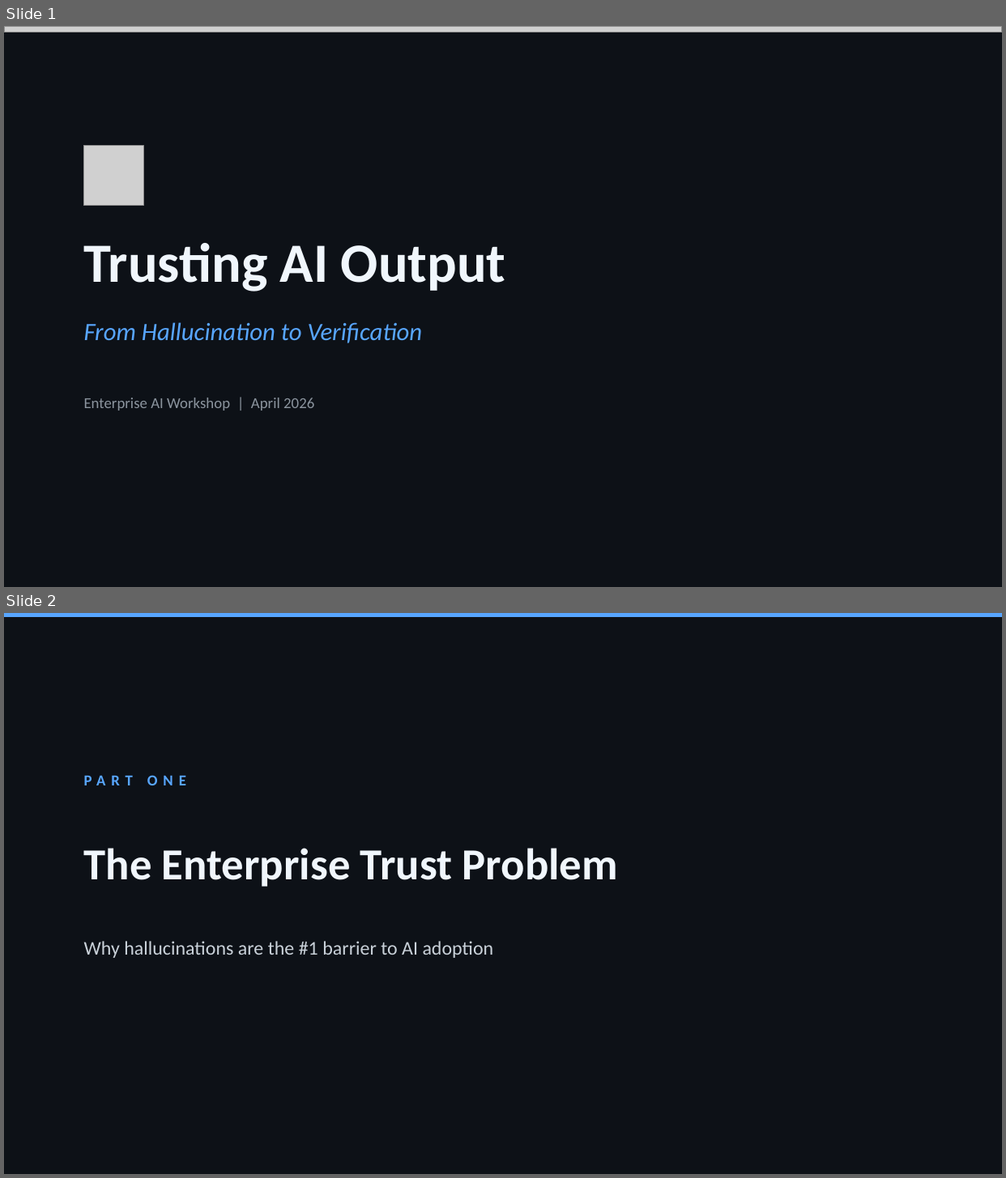
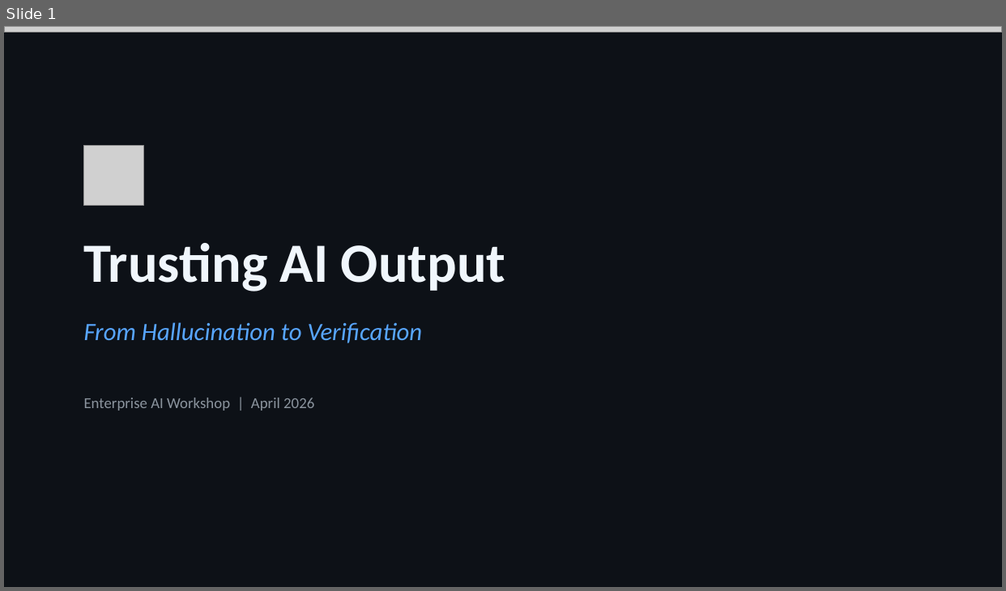
Before and after one commit to SteveHoggNZ/kb, a slide deck: trusting-ai-output.pptx. Shown one above the other, each under a label of ours: slides 1 and 2 before the commit, slide 1 after it. The pictures are 1006x1178 and 1006x591 pixels, drawn with LibreOffice and Linux fonts; fonts in the diff are those of the drawing; grey boxes stand for pictures. Boxes give left, top, right and bottom in pixels: in the first picture for what was removed or moved away, otherwise in the second. Text is boxed around its words. In the diff, an @@ line names an element or a change of style, - is before the commit and + after.

```diff
--- a/trusting-ai-output.pptx
+++ b/trusting-ai-output.pptx
@@ slide 2 removed at bbox=[4, 613, 1002, 1174], background #0D1117 @@
@@ rectangle removed at bbox=[4, 613, 1002, 617] @@
@@ text removed at bbox=[84, 775, 186, 786] @@
-PART ONE
@@ text removed at bbox=[84, 848, 618, 887] @@
-The Enterprise Trust Problem
@@ text removed at bbox=[84, 941, 494, 958] @@
-Why hallucinations are the #1 barrier to AI adoption
```
Also in this commit, not shown: 6 slides added, 21 other slides removed.
